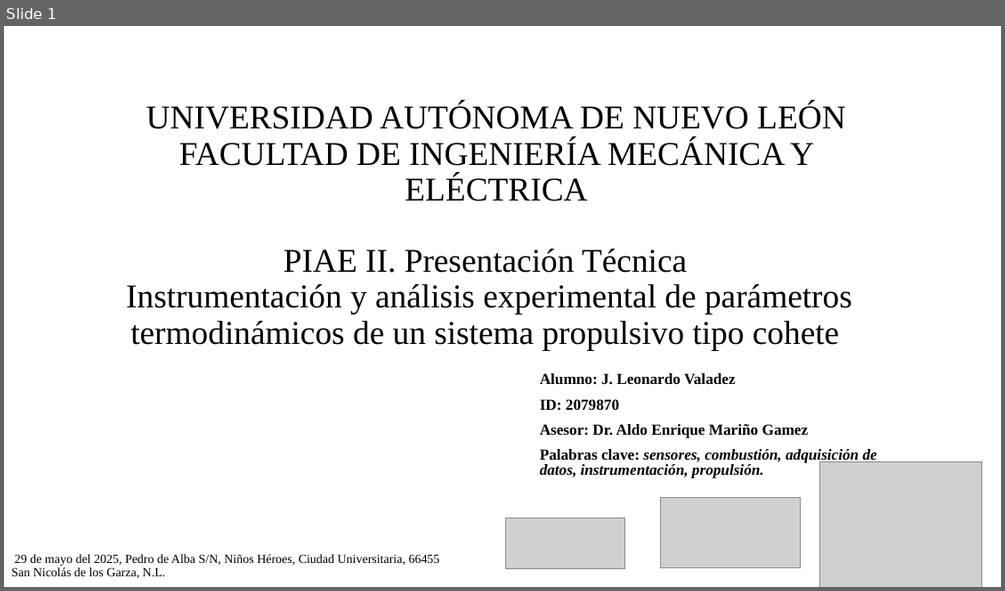
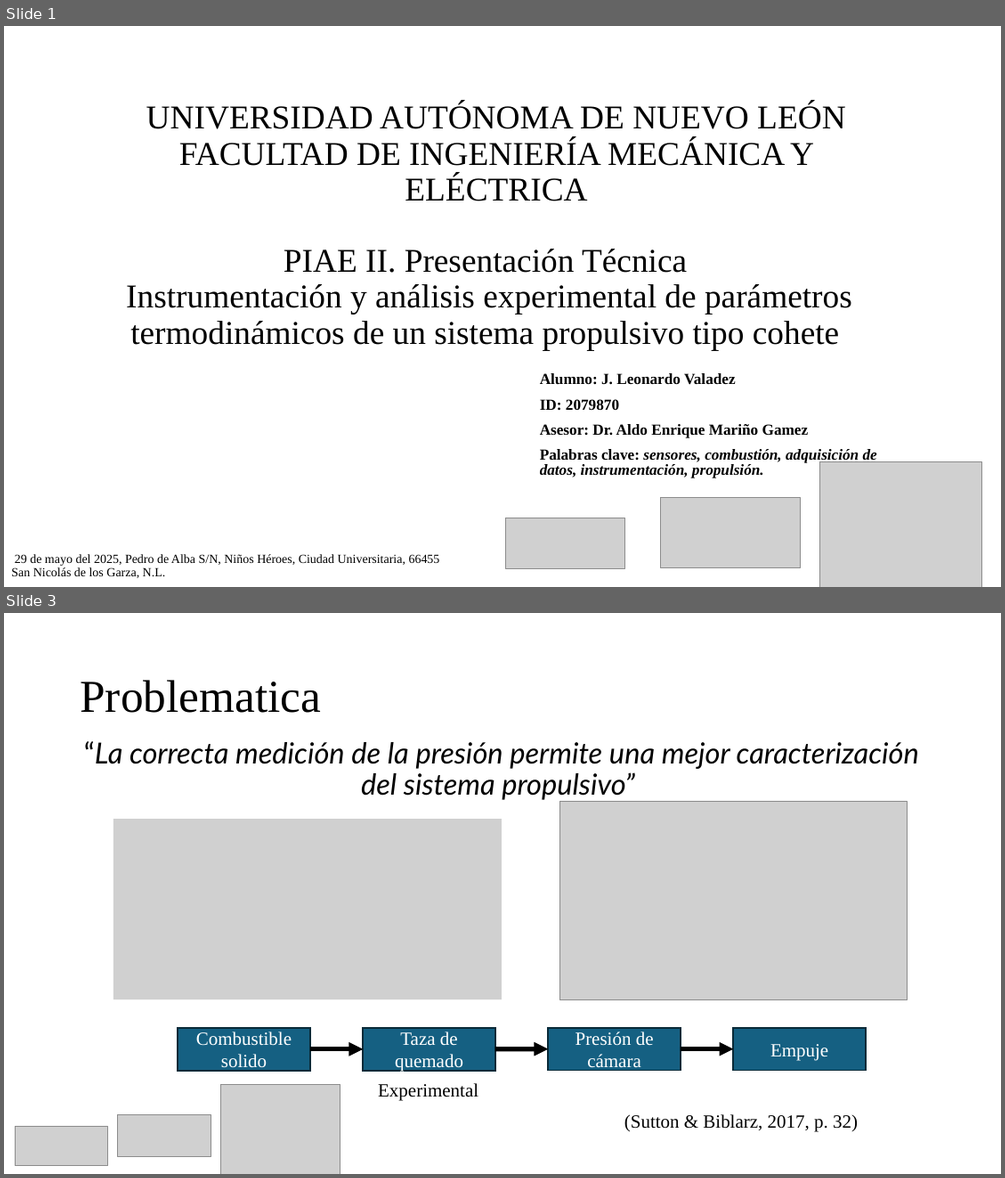
Before and after one commit to Archimedean2345/The-thermal-repository, a slide deck: PIAE2-Presentacion Tecnica.pptx. Shown one above the other, each under a label of ours: slide 1 before the commit, slides 1 and 3 after it; the slides between them are not shown. The pictures are 1005x591 and 1005x1178 pixels, drawn with LibreOffice and Linux fonts; fonts in the diff are those of the drawing; grey boxes stand for pictures; background and template pictures are left out. Boxes give left, top, right and bottom in pixels: in the first picture for what was removed or moved away, otherwise in the second. Text is boxed around its words. In the diff, an @@ line names an element or a change of style, - is before the commit and + after.

```diff
--- a/PIAE2-Presentacion Tecnica.pptx
+++ b/PIAE2-Presentacion Tecnica.pptx
@@ slide 3 added at [4, 613, 1001, 1174], background #FFFFFF @@
@@ title added at [80, 680, 321, 713], 44 pt, text #000000 @@
+Problematica
@@ text added at [84, 741, 919, 800], 28 pt, text #000000, italic @@
+“La correcta medición de la presión permite una mejor caracterización del sistema propulsivo”
@@ picture added at [113, 819, 502, 999] @@
@@ picture added at [559, 801, 906, 999] @@
@@ rectangle added at [178, 1028, 310, 1070], fill #156082, outline #092A39 1.5 pt, 18 pt, text #FFFFFF @@
+Combustible solido
@@ rectangle added at [363, 1028, 495, 1070], fill #156082, outline #092A39 1.5 pt, 18 pt, text #FFFFFF @@
+Taza de quemado
@@ rectangle added at [549, 1028, 680, 1070], fill #156082, outline #092A39 1.5 pt, 18 pt, text #FFFFFF @@
+Presión de cámara
@@ rectangle added at [733, 1028, 866, 1070], fill #156082, outline #092A39 1.5 pt, 18 pt, text #FFFFFF @@
+Empuje
@@ arrow added from (310, 1049) to (363, 1049), #000000 4.5 pt @@
@@ arrow added from (495, 1049) to (549, 1049), #000000 4.5 pt @@
@@ arrow added from (680, 1049) to (733, 1049), #000000 4.5 pt @@
@@ picture added at [221, 1084, 340, 1174] @@
@@ text added at [378, 1083, 478, 1101], 18 pt, text #000000 @@
+Experimental
@@ picture added at [118, 1115, 210, 1157] @@
@@ text added at [624, 1114, 858, 1132], 18 pt, text #000000 @@
+(Sutton & Biblarz, 2017, p. 32)
@@ picture added at [16, 1126, 108, 1166] @@
```
Also in this commit, not shown: 2 slides changed, 12 other slides added, 3 slides removed, 1 other file.
